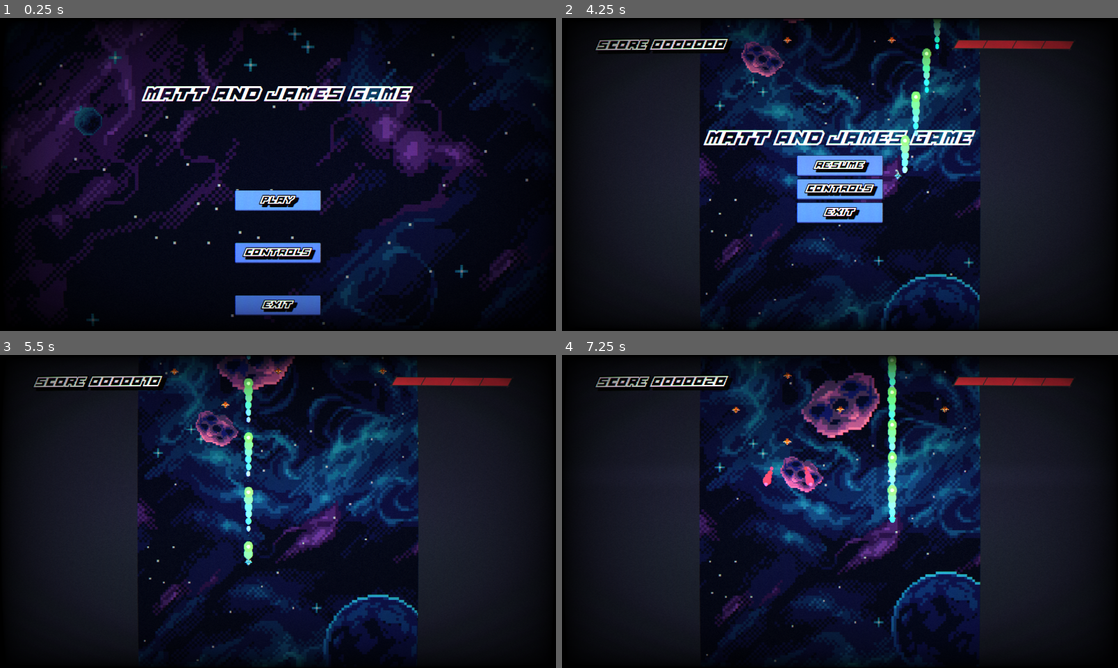
Above: before the commit, frames 1-4 (two rows, left to right).
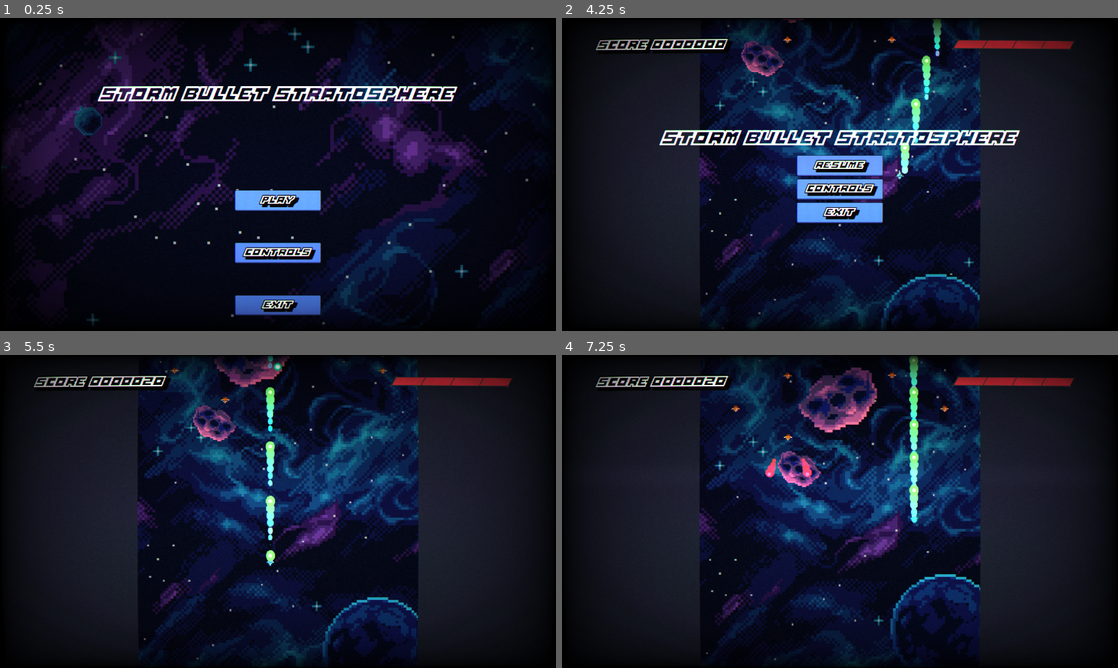
Above: after the commit, the same moments.

Repository: SuperGoon97/BulletJam6
Game: Godot game, scene res://Menus/title_screen.tscn
The game is run twice, just before and just after one commit, with the same random seed, the same clock (stepped at 60 frames per second) and the same inputs.
Inputs (mouse positions are in pixels of both pictures, inside the frame that each line leads up to):
- Up to frame 1 (0.25 s): no input
- Up to frame 2 (4.25 s): move the mouse to (840, 199) at 0.52 s; hold D (move_right) 0.53-1.28 s; hold Space (fire) 0.53-1.28 s; click (840, 199) at 0.67 s; move the mouse to (728, 190) at 1.27 s; hold S (move_down) 1.28-2.03 s; click (728, 190) at 1.35 s; move the mouse to (895, 105) at 2.02 s; hold D (move_right) 2.03-2.78 s; hold Space (fire) 2.03-2.78 s; move the mouse to (812, 237) at 2.77 s; hold W (move_up) 2.78-3.53 s; click (812, 237) at 2.85 s; move the mouse to (1006, 221) at 3.52 s; hold A (move_left) from 3.53 s (still down); hold Space (fire) from 3.53 s (still down); tap Escape (ui_cancel) at 4.15 s
- Up to frame 3 (5.5 s): move the mouse to (278, 502) at 4.27 s; release Space (fire) at 4.28 s; click (278, 502) at 4.35 s; move the mouse to (305, 511) at 5.02 s; release A (move_left) at 5.03 s; hold S (move_down) from 5.03 s (still down); hold Space (fire) from 5.03 s (still down); click (305, 511) at 5.17 s
- Up to frame 4 (7.25 s): move the mouse to (756, 433) at 5.77 s; release S (move_down) at 5.78 s; release Space (fire) at 5.78 s; hold D (move_right) 5.78-6.53 s; click (756, 433) at 5.85 s; move the mouse to (962, 495) at 6.52 s; hold W (move_up) from 6.53 s (still down); hold Space (fire) from 6.53 s (still down)

The runs differ from the first frame. In frame 1, 2.0% of the frame differs, in the area x 17-83%, y 21-27%; in frame 2, 2.8%; in frame 3, 7.2%; in frame 4, 8.7%, in the area x 6-76%, y 0-99%.

Commit message:
last few things before build

Diff:
--- a/Globals/gpi.gd
+++ b/Globals/gpi.gd
@@ -16,3 +16,4 @@
 	if event.is_action_released("ui_cancel"):
 		if Gv.in_game:
 			get_tree().get_first_node_in_group("level").add_child(UI_MENU.instantiate())
+			get_tree().paused = true
--- a/Menus/ui_menu.tscn
+++ b/Menus/ui_menu.tscn
@@ -20,10 +20,11 @@
 grow_vertical = 2
 
 [node name="ui_title" type="Label" parent="v_box"]
+z_index = 10
 layout_mode = 2
 size_flags_vertical = 3
 theme = ExtResource("1_x0wtv")
-text = "MATT AND JAMES GAME"
+text = "STORM BULLET STRATOSPHERE"
 horizontal_alignment = 1
 vertical_alignment = 1
 
--- a/Nodes/Cameras/main_camera.gd
+++ b/Nodes/Cameras/main_camera.gd
@@ -17,10 +17,11 @@
 func shake(strength:float,fade_strength:float):
 	if shake_for_duration_active == false:
 		current_screen_shake_strength = strength
-		while current_screen_shake_strength > 0.0:
+		while current_screen_shake_strength > 0.1:
 			offset = random_offset()
 			current_screen_shake_strength = lerpf(current_screen_shake_strength,0.0,fade_strength * get_process_delta_time())
 			await get_tree().process_frame
+		offset = Vector2(0.0,0.0)
 
 func shake_for_duration(strength:float,fade_strength:float,duration:float):
 	d_fade_strength = 0.0
--- a/Nodes/Mangers/game_manager.gd
+++ b/Nodes/Mangers/game_manager.gd
@@ -45,6 +45,8 @@
 	ui_manager.scale = Vector2(1.0/main_camera.zoom.x,1.0/main_camera.zoom.y)
 	ui_manager.position = (Vector2(ui_manager.pivot_offset.x * (1 - main_camera.zoom.x),ui_manager.pivot_offset.y * (1 - main_camera.zoom.y)))
 	main_camera.add_child(ui_manager)
+	var player:Player = get_tree().get_first_node_in_group("Player")
+	player.player_died.connect(player_died)
 
 func create_camera():
 	main_camera = MAIN_CAMERA.instantiate()
@@ -59,6 +61,7 @@
 	while manager_dict.values().all(Gf.equal_true) == false:
 		await get_tree().process_frame
 	game_ready.emit()
+	get_tree().paused = false
 	print("Game ready")
 
 func bind_to_enemy_death(enemy:Enemy):
@@ -68,9 +71,16 @@
 	current_score += value
 	score_changed.emit(current_score)
 
-func end_game():
+func end_game(is_win:bool = true):
 	var fade_screen:FadingScreen = FADING_SCREEN.instantiate()
 	ui_manager.add_child.call_deferred(fade_screen)
-	await fade_screen.complete
-	print("game over")
+	if is_win:
+		await fade_screen.complete
+	else:
+		fade_screen.set_deferred("label_text","YOU LOSE")
+		await fade_screen.complete
 	pass
+
+func player_died():
+	end_game(false)
+	pass
--- a/Nodes/Player/player.gd
+++ b/Nodes/Player/player.gd
@@ -6,6 +6,7 @@
 const PLAYER_BULLET_GRADIENT = preload("res://Resources/player_bullet_gradient.tres")
 
 signal recieved_damage(current_health:int)
+signal player_died()
 
 @export_range(0.0,100.0,0.1,"or_greater") var speed:float = 10.0
 @onready var bullet_spawner: BulletSpawner = $bullet_spawner
@@ -80,6 +81,7 @@
 			destroy()
 
 func destroy():
+	player_died.emit()
 	player_death_animation.show()
 	player_death_animation.play()
 	await player_death_animation.animation_finished
--- a/Nodes/fading_screen.gd
+++ b/Nodes/fading_screen.gd
@@ -5,16 +5,21 @@
 @onready var starting_col = color
 
 @onready var label: Label = $Label
-@onready var ui_custom_button: UICustomButton = $ui_custom_button
-@onready var ui_custom_button_2: UICustomButton = $ui_custom_button2
+@onready var menu_button: UICustomButton = $menu_button
+@onready var exit_button: UICustomButton = $exit_button
+
+var label_text = "YOU WIN"
 
 func _ready() -> void:
 	var tween:Tween = create_tween()
 	tween.tween_property(self,"color",Color(starting_col.r,starting_col.g,starting_col.b,1.0),2.0)
 	tween.tween_callback(make_visible)
+
 func make_visible():
+	label.text = label_text
 	for child in get_children():
 		child.visible = true
+	get_tree().paused = true
 
 
 func _on_exit_button_clicked() -> void:
--- a/UI/ui_controls.gd
+++ b/UI/ui_controls.gd
@@ -1,4 +1,6 @@
 class_name ui_controls extends Control
+
+
 
 
 func _on_ui_custom_button_clicked() -> void:
--- a/UI/ui_controls.tscn
+++ b/UI/ui_controls.tscn
@@ -13,6 +13,7 @@
 [ext_resource type="PackedScene" uid="uid://cmtjjeif550t7" path="res://ParticleEffects/bullet_tail_particle.tscn" id="9_7rxff"]
 
 [node name="ui_controls" type="Control"]
+z_index = 20
 layout_mode = 3
 anchors_preset = 15
 anchor_right = 1.0
@@ -58,7 +59,6 @@
 offset_top = 345.0
 offset_right = -160.335
 offset_bottom = -35.885
-text_color = Color(1, 1, 1, 1)
 button_text = "BACK"
 
 [node name="ui_player" type="TextureRect" parent="ui_texrect"]
@@ -70,6 +70,7 @@
 texture = ExtResource("3_meyur")
 
 [node name="ui_r" type="TextureRect" parent="ui_texrect"]
+layout_mode = 0
 offset_left = 262.0
 offset_top = 137.0
 offset_right = 326.0
@@ -77,6 +78,7 @@
 texture = ExtResource("4_oip8w")
 
 [node name="ui_l" type="TextureRect" parent="ui_texrect"]
+layout_mode = 0
 offset_left = 107.0
 offset_top = 137.0
 offset_right = 171.0
@@ -84,6 +86,7 @@
 texture = ExtResource("5_8a1m1")
 
 [node name="ui_u" type="TextureRect" parent="ui_texrect"]
+layout_mode = 0
 offset_left = 185.0
 offset_top = 65.0
 offset_right = 249.0
@@ -91,6 +94,7 @@
 texture = ExtResource("6_qy51o")
 
 [node name="ui_u2" type="TextureRect" parent="ui_texrect"]
+layout_mode = 0
 offset_left = 185.0
 offset_top = 202.0
 offset_right = 249.0
@@ -109,6 +113,7 @@
 text = "CONTROLS"
 
 [node name="ui_label_1" type="Label" parent="ui_texrect/ui_label_1"]
+layout_mode = 0
 offset_left = 156.0
 offset_top = 67.0
 offset_right = 171.0
@@ -119,6 +124,7 @@
 text = "W"
 
 [node name="ui_label_2" type="Label" parent="ui_texrect/ui_label_1"]
+layout_mode = 0
 offset_left = 233.0
 offset_top = 137.0
 offset_right = 248.0
@@ -129,6 +135,7 @@
 text = "D"
 
 [node name="ui_label_3" type="Label" parent="ui_texrect/ui_label_1"]
+layout_mode = 0
 offset_left = 157.0
 offset_top = 208.0
 offset_right = 172.0
@@ -139,6 +146,7 @@
 text = "S"
 
 [node name="ui_label_4" type="Label" parent="ui_texrect/ui_label_1"]
+layout_mode = 0
 offset_left = 83.0
 offset_top = 138.0
 offset_right = 98.0
@@ -149,6 +157,7 @@
 text = "A"
 
 [node name="ui_label_5" type="Label" parent="ui_texrect/ui_label_1"]
+layout_mode = 0
 offset_left = 73.0
 offset_top = 281.0
 offset_right = 250.0
--- a/UI/ui_custom_button.tscn
+++ b/UI/ui_custom_button.tscn
@@ -7,6 +7,7 @@
 [ext_resource type="Theme" uid="uid://duivpxbtclgmu" path="res://UI/Themes/under_theme.tres" id="4_pngap"]
 
 [node name="ui_custom_button" type="Control"]
+process_mode = 3
 layout_mode = 3
 anchors_preset = 15
 anchor_right = 1.0
--- a/buttons_control.gd
+++ b/buttons_control.gd
@@ -13,6 +13,7 @@
 		get_tree().change_scene_to_file("res://Levels/level_test.tscn")
 	else:
 		get_parent().queue_free()
+		get_tree().paused = false
 	pass # Replace with function body.
 
 
--- a/buttons_control.tscn
+++ b/buttons_control.tscn
@@ -4,6 +4,7 @@
 [ext_resource type="PackedScene" uid="uid://cq1tvbnhynxs7" path="res://UI/ui_custom_button.tscn" id="1_ttmeh"]
 
 [node name="buttons_control" type="VBoxContainer"]
+process_mode = 3
 size_flags_vertical = 3
 script = ExtResource("1_4v3lc")
 
